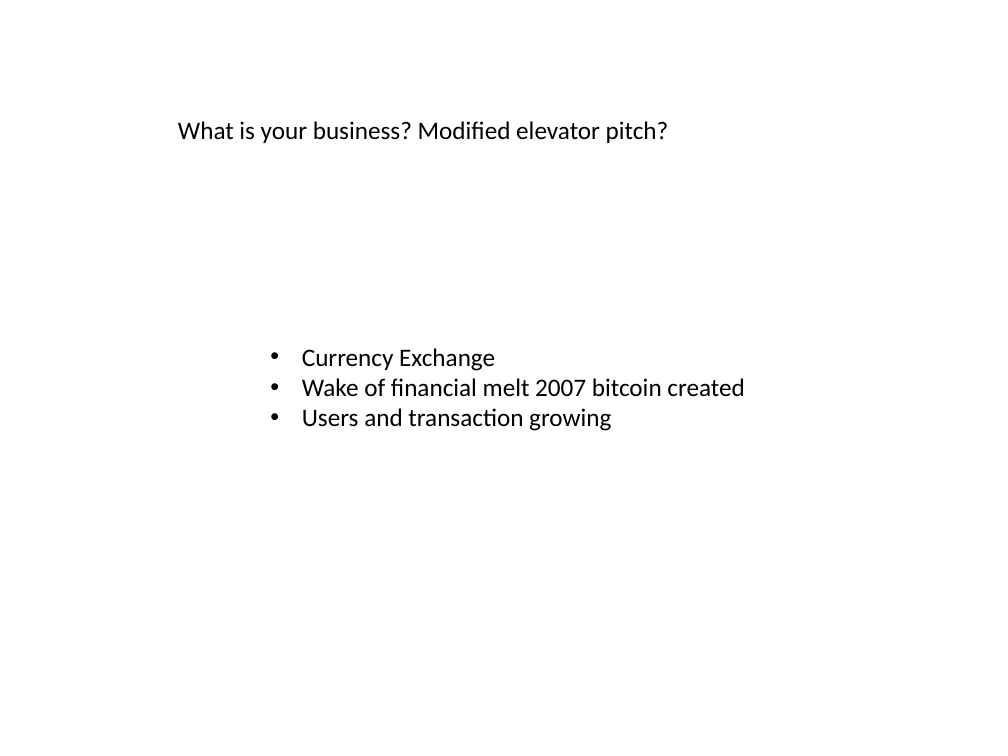
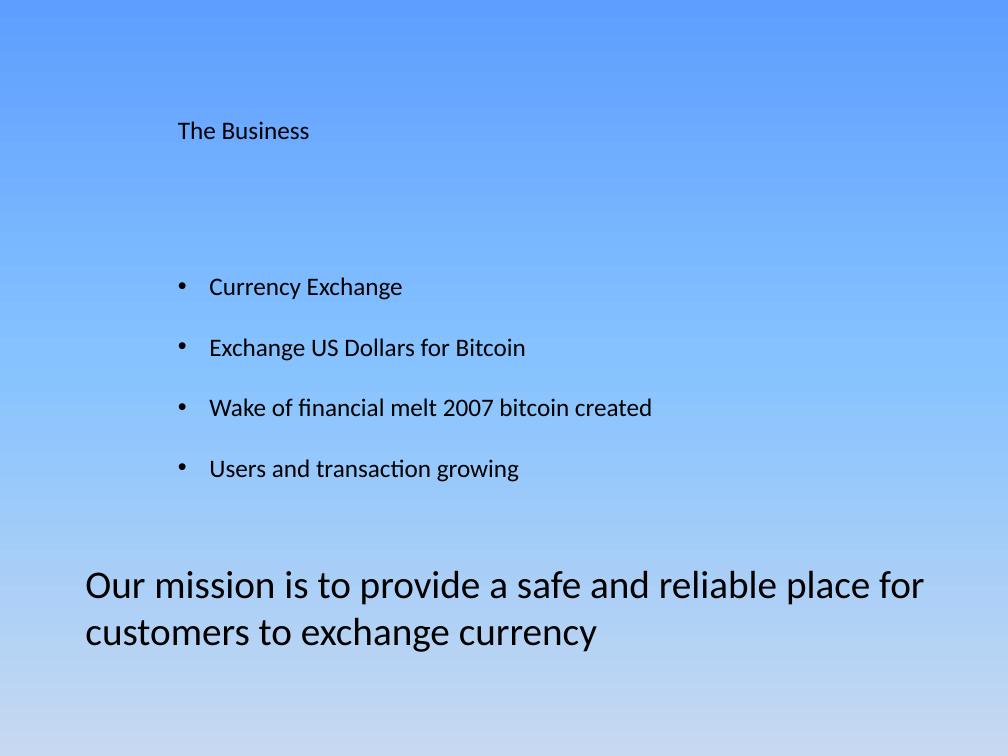
Before and after one commit to JamesLeB/Business, a slide deck: slide 1 of TODO/2-Monday/Presentation1.pptx. Drawn at 1008x756 pixels with LibreOffice and Linux fonts; fonts in the diff are those of the drawing. Boxes give left, top, right and bottom in pixels: in the first picture for what was removed or moved away, otherwise in the second. Text is boxed around its words. In the diff, an @@ line names an element or a change of style, - is before the commit and + after.

```diff
--- a/TODO/2-Monday/Presentation1.pptx
+++ b/TODO/2-Monday/Presentation1.pptx
@@ background #FFFFFF to gradient #5E9EFF to #85C2FF to #C6D9F1 @@
@@ text at box(178, 121, 310, 140): text changed @@
-What is your business? Modified elevator pitch?
+The Business
@@ text "Currency Exchange": place and size @@
-text "Currency Exchange" at box(302, 348, 744, 431)
+text "Currency Exchange" at box(209, 277, 652, 482)
@@ text at box(209, 277, 652, 482): line spacing 1 to 2 @@
@@ text at box(209, 338, 526, 361): paragraph added @@
+• Exchange US Dollars for Bitcoin
@@ text added at box(85, 570, 924, 652), 28 pt, text #000000 @@
+Our mission is to provide a safe and reliable place for customers to exchange currency
```
Also in this commit, not shown: 12 other slides changed, 2 slides added, 2 slides removed, 1 other file.
